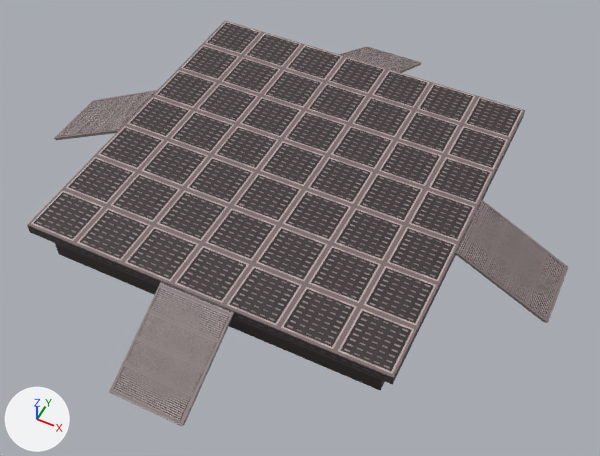
An edit to the glTF model assets/Environment/Models/Platform_Room1.glb, drawn before and after from the same camera.
The view is the same before and after, from a 50 mm lens placed at (11.2, -21.8, 25.5), pointed at (0.9, -1.1, -0.3). Arrows for +X, +Y and +Z are at lower left; the lights stay in place. Vertices at the same position are counted once.

Script lines for the objects in view, before the commit:
```python
me_cube_009 = bpy.data.meshes.new('Cube.009')
me_cube_009.from_pydata(...)  # 49 vertices, 76 faces; spans x -11.4..11.4, y -11.3..11.3, z -0.1..2.0
# faces by material slot: [48, 4, 24]
me_cube_009.materials.append(mat_mat_ramp)  # picture img_ramp_tex
me_cube_009.materials.append(mat_mat_floor)  # picture img_floor_tex_albedo
me_cube_009.materials.append(mat_mat_sides)  # picture img_platformsides_tex
ob_cube_005 = bpy.data.objects.new('Cube.005', me_cube_009)
ob_cube_005.location = (0.0, 0.0, 0.0)
```
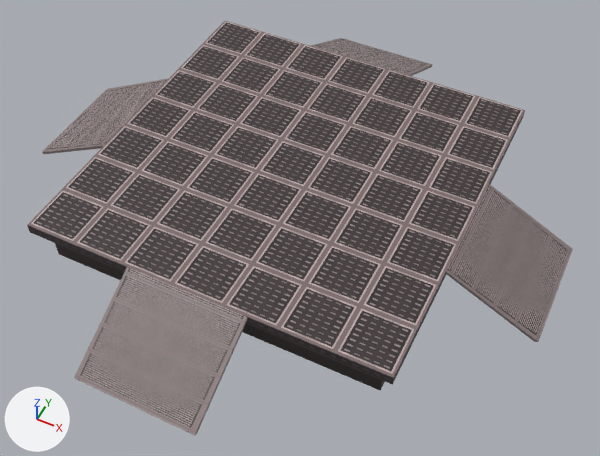
Commit message: Updated Platform with 5m ramps

Patch to the scene script:
```diff
--- a/assets/Environment/Models/Platform_Room1.glb.py
+++ b/assets/Environment/Models/Platform_Room1.glb.py
@@ me_cube_009 @@
 me_cube_009.from_pydata(...)  # 49 vertices, 76 faces; spans x -11.4..11.4, y -11.3..11.3, z -0.1..2.0
 # used by ob_cube_005; location = (0.0, 0.0, 0.0)
+# me_cube_009 part 1: the loose piece of 8 vertices spanning x 7.4..11.4, y -1.5..1.5, z -0.1..2.0 is scaled about the mesh origin by (1, 1.67, 1)
+# me_cube_009 part 2: the loose piece of 8 vertices spanning x -11.4..-7.4, y -1.5..1.5, z -0.1..2.0 is scaled about the mesh origin by (1, 1.67, 1)
+# me_cube_009 part 3: the loose piece of 8 vertices spanning x -1.5..1.5, y -11.3..-7.3, z -0.1..2.0 is scaled about its middle by (1.67, 1, 1), then moved by (-0.4, -0.1, 0.0)
+# me_cube_009 part 4: the loose piece of 8 vertices spanning x -1.5..1.5, y 7.3..11.3, z -0.1..2.0 is scaled about its middle by (1.67, 1, 1), then moved by (-0.4, 0.1, 0.0)
 me_cube_009.materials.append(mat_mat_ramp)
```

Boxes [x1, y1, x2, y2] around the edits, measured in the pictures (600 x 456 px; the box of a moved part takes in the faces that stretch with it):
'Cube.005', reshaped: before [27, 21, 568, 427]; after [27, 21, 573, 436]
part 1 of me_cube_009, moved or reshaped: before [455, 200, 568, 323]; after [446, 184, 573, 342]
part 2 of me_cube_009, moved or reshaped: before [54, 90, 156, 140]; after [42, 78, 169, 154]
part 3 of me_cube_009, moved or reshaped: before [109, 282, 234, 427]; after [74, 267, 248, 436]
part 4 of me_cube_009, moved or reshaped: before [339, 46, 421, 73]; after [310, 38, 433, 76]
